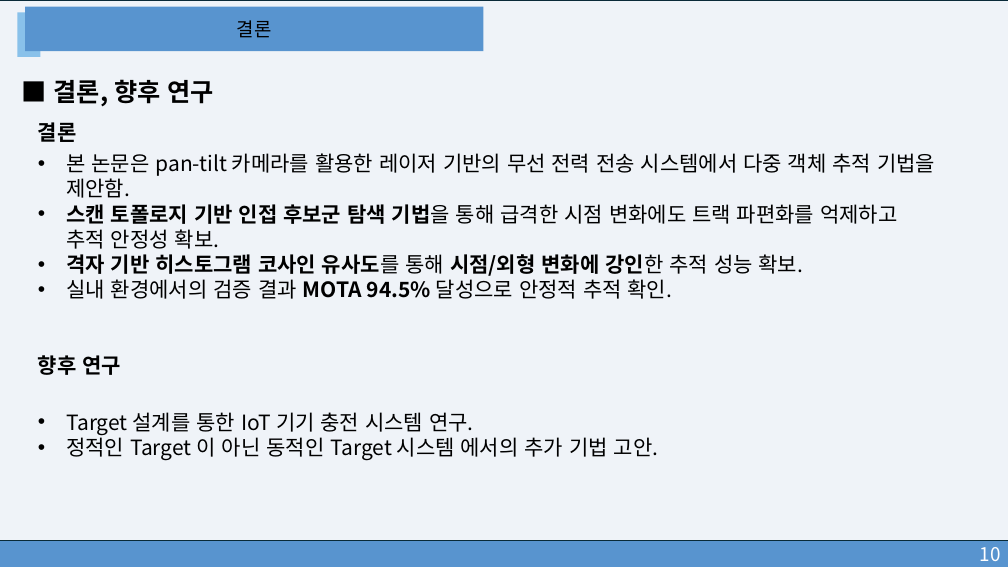
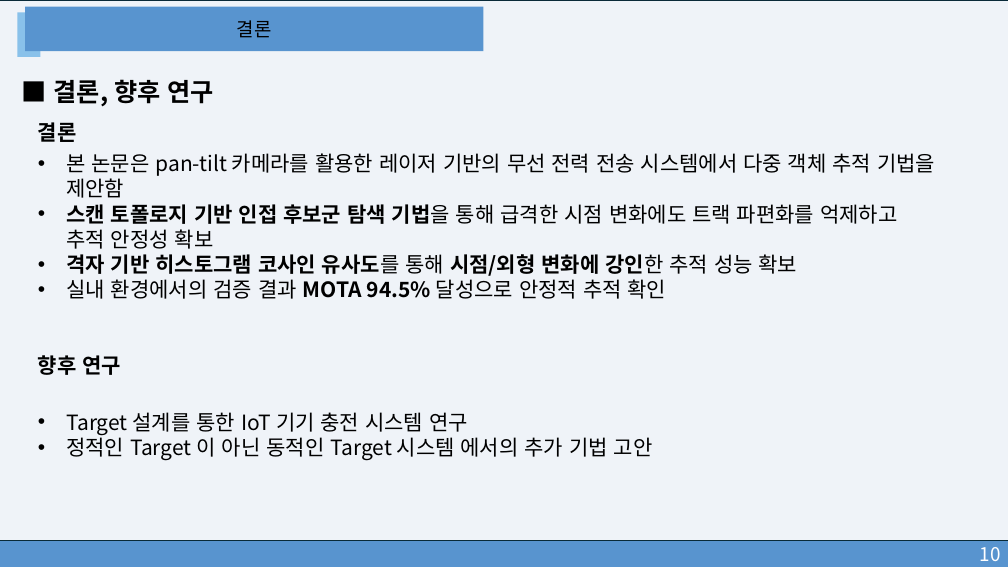
Before and after one commit to leontnhaps/DLC_system_model, a slide deck: slide 12 of Docs/광무선 전력 전송을 위한 Pan-Tilt 카메라 스캔 시스템에서 다중 객체 추적기법.pptx. Drawn at 1008x567 pixels with LibreOffice and Linux fonts; fonts in the diff are those of the drawing. Boxes give left, top, right and bottom in pixels: in the first picture for what was removed or moved away, otherwise in the second. Text is boxed around its words. In the diff, an @@ line names an element or a change of style, - is before the commit and + after.

```diff
--- a/Docs/광무선 전력 전송을 위한 Pan-Tilt 카메라 스캔 시스템에서 다중 객체 추적기법.pptx
+++ b/Docs/광무선 전력 전송을 위한 Pan-Tilt 카메라 스캔 시스템에서 다중 객체 추적기법.pptx
@@ text at (66,153,935,299): text changed @@
-• 본 논문은 pan-tilt 카메라를 활용한 레이저 기반의 무선 전력 전송 시스템에서 다중 객체 추적 기법을 제안함.
-• 스캔 토폴로지 기반 인접 후보군 탐색 기법을 통해 급격한 시점 변화에도 트랙 파편화를 억제하고 추적 안정성 확보.
-• 격자 기반 히스토그램 코사인 유사도를 통해 시점/외형 변화에 강인한 추적 성능 확보.
-• 실내 환경에서의 검증 결과 MOTA 94.5% 달성으로 안정적 추적 확인.
+• 본 논문은 pan-tilt 카메라를 활용한 레이저 기반의 무선 전력 전송 시스템에서 다중 객체 추적 기법을 제안함
+• 스캔 토폴로지 기반 인접 후보군 탐색 기법을 통해 급격한 시점 변화에도 트랙 파편화를 억제하고 추적 안정성 확보
+• 격자 기반 히스토그램 코사인 유사도를 통해 시점/외형 변화에 강인한 추적 성능 확보
+• 실내 환경에서의 검증 결과 MOTA 94.5% 달성으로 안정적 추적 확인
@@ text at (66,412,653,460): text changed @@
-• Target 설계를 통한 IoT 기기 충전 시스템 연구.
-• 정적인 Target 이 아닌 동적인 Target 시스템 에서의 추가 기법 고안.
+• Target 설계를 통한 IoT 기기 충전 시스템 연구
+• 정적인 Target 이 아닌 동적인 Target 시스템 에서의 추가 기법 고안
```
Also in this commit, not shown: 7 other slides changed, 1 other file.
